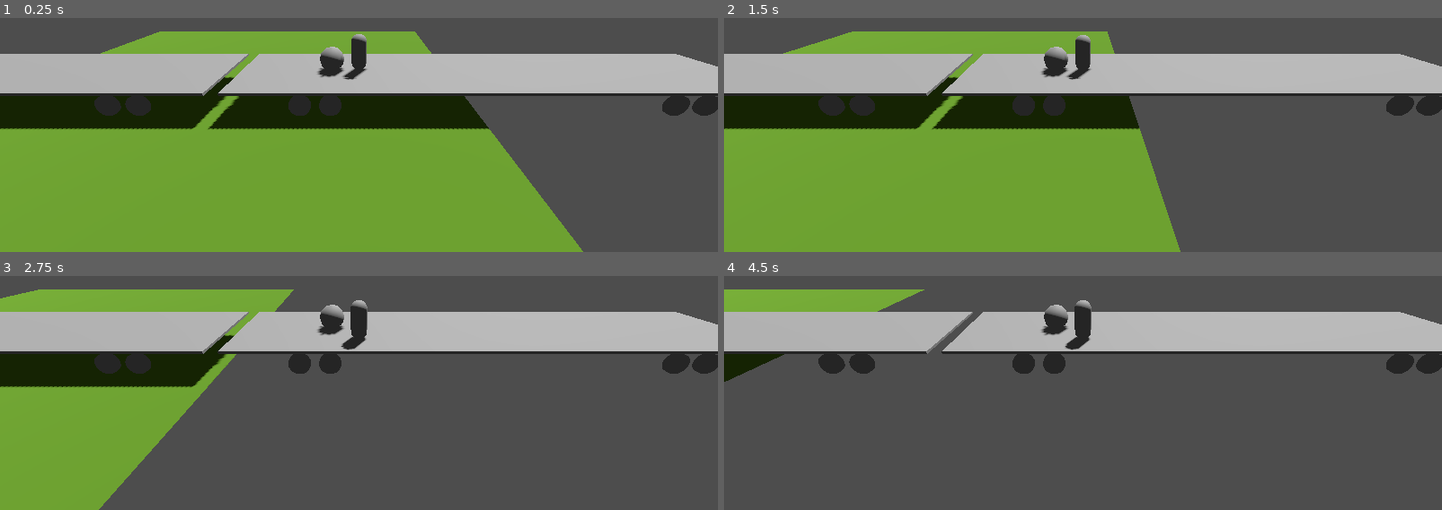
Above: before the commit, frames 1-4 (two rows, left to right).
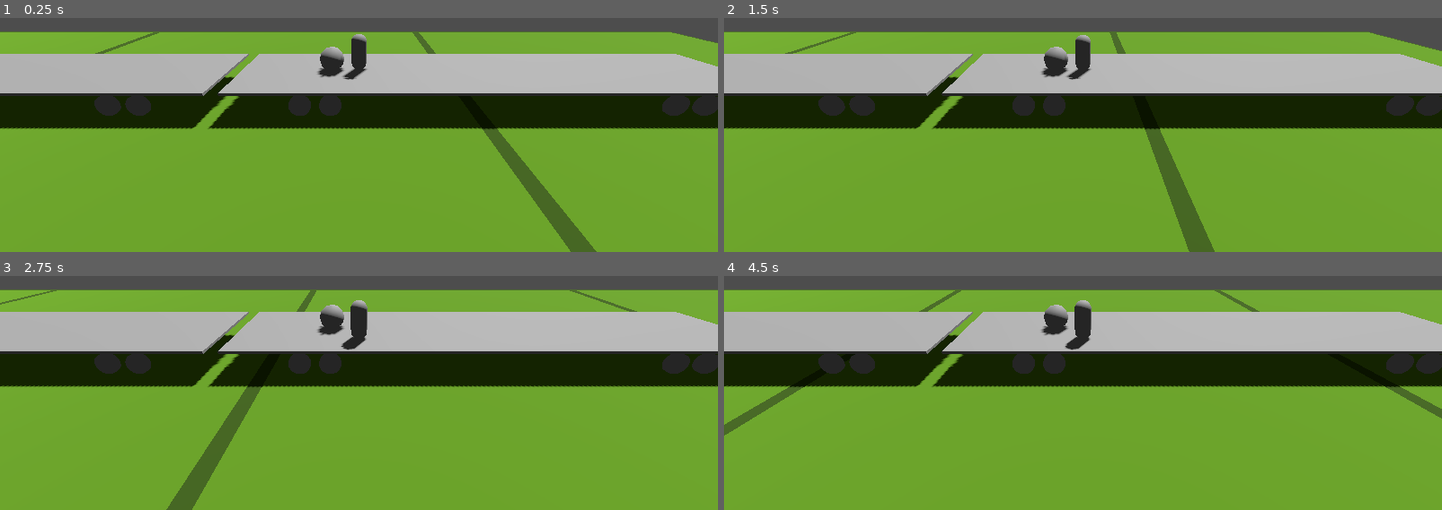
Above: after the commit, the same moments.

Repository: superlou/train-game-4
Game: Godot game, scene res://world.tscn
The game is run twice, just before and just after one commit, with the same random seed, the same clock (stepped at 60 frames per second) and the same inputs.
Inputs:
- Up to frame 1 (0.25 s): no input
- Up to frame 2 (1.5 s): tap Enter at 0.5 s; hold Right (accelerate_right) 0.53-1.28 s; hold Shift (sprint) 0.53-1.28 s; tap Space (jump) at 0.77 s; hold S (down) from 1.28 s (still down); tap Shift (sprint) at 1.35 s
- Up to frame 3 (2.75 s): tap Space (jump) at 1.52 s; release S (down) at 2.03 s; hold Right (accelerate_right) from 2.03 s (still down); hold Shift (sprint) from 2.03 s (still down)
- Up to frame 4 (4.5 s): release Right (accelerate_right) at 2.78 s; release Shift (sprint) at 2.78 s; hold Left (accelerate_left) from 2.78 s (still down); tap Shift (sprint) at 2.85, 4.35 s; tap Space (jump) at 3.02, 3.77 s; hold Shift (sprint) 3.53-4.28 s

The runs differ from the first frame. In frame 1, 24% of the frame differs, in the area x 0-100%, y 5-100%; in frame 2, 32%; in frame 3, 56%; in frame 4, 72%.

Commit message:
Started moving the ground

Diff:
--- a/Ground.gd
+++ b/Ground.gd
@@ -2,18 +2,53 @@
 
 
 var ground_velocity = 0
+@export var trainset: Trainset
 
+var tile_scene = preload("res://ground_tile.tscn")
+const TILE_WIDTH = 20.0
 
 # Called when the node enters the scene tree for the first time.
 func _ready():
-	pass # Replace with function body.
+	plant_tiles()
 
 
 # Called every frame. 'delta' is the elapsed time since the previous frame.
 func _physics_process(delta):
+	plant_tiles() # must happen before moving otherwise gaps form
+
 	for child in get_children():
-		child.position.x -= ground_velocity
+		child.position.x -= trainset.head_velocity * delta
 
 
-func _on_trainset_changed_velocity(amount:float):
-	ground_velocity = amount
+func plant_tiles():
+	var train_bounds := trainset.x_bounds()
+	var train_min_x := train_bounds[0]
+	var train_max_x := train_bounds[1]
+
+	if len(get_children()) == 0:
+		var tile = tile_scene.instantiate()
+		tile.position = Vector3.ZERO
+		add_child(tile)
+
+	# Make sure the first child is the leftmost (-x) and the
+	# last child is the rightmost (+x).
+	var leftmost_tile = get_child(0)
+	var rightmost_tile = get_child(-1)
+
+	print("leftmost:", leftmost_tile.position.x)
+
+	while leftmost_tile.position.x > train_min_x:
+		var tile = tile_scene.instantiate()
+		tile.position.x = leftmost_tile.position.x - TILE_WIDTH
+		print(tile.position.x)
+		add_child(tile)
+		move_child(tile, 0)
+		leftmost_tile = tile
+
+	while rightmost_tile.position.x < train_max_x:
+		var tile = tile_scene.instantiate()
+		tile.position.x = rightmost_tile.position.x + TILE_WIDTH
+		add_child(tile)
+		rightmost_tile = tile
+
+	# TODO Remove old tiles
--- a/ground_tile.tscn
+++ b/ground_tile.tscn
@@ -1,11 +1,18 @@
-[gd_scene load_steps=4 format=3 uid="uid://d0ss7nky432g3"]
+[gd_scene load_steps=6 format=3 uid="uid://d0ss7nky432g3"]
 
 [sub_resource type="StandardMaterial3D" id="StandardMaterial3D_4tnhv"]
-albedo_color = Color(0.34902, 0.513726, 0.14902, 1)
+albedo_color = Color(0.223529, 0.329412, 0.0941176, 1)
 
 [sub_resource type="PlaneMesh" id="PlaneMesh_wqb4a"]
 material = SubResource("StandardMaterial3D_4tnhv")
 size = Vector2(20, 20)
+
+[sub_resource type="StandardMaterial3D" id="StandardMaterial3D_421cr"]
+albedo_color = Color(0.345098, 0.521569, 0.129412, 1)
+
+[sub_resource type="PlaneMesh" id="PlaneMesh_ykogi"]
+material = SubResource("StandardMaterial3D_421cr")
+size = Vector2(19.5, 19.5)
 
 [sub_resource type="BoxShape3D" id="BoxShape3D_42i3g"]
 size = Vector3(20, 1, 20)
@@ -15,6 +22,10 @@
 [node name="MeshInstance3D" type="MeshInstance3D" parent="."]
 mesh = SubResource("PlaneMesh_wqb4a")
 
+[node name="MeshInstance3D2" type="MeshInstance3D" parent="."]
+transform = Transform3D(1, 0, 0, 0, 1, 0, 0, 0, 1, 0, 0.0113795, 0)
+mesh = SubResource("PlaneMesh_ykogi")
+
 [node name="CollisionShape3D" type="CollisionShape3D" parent="."]
 transform = Transform3D(1, 0, 0, 0, 1, 0, 0, 0, 1, 0, -0.5, 0)
 shape = SubResource("BoxShape3D_42i3g")
--- a/trainset.gd
+++ b/trainset.gd
@@ -1,8 +1,8 @@
+class_name Trainset
 extends Node3D
 
 @export var head_velocity := 0.0
-@export var acceleration := 0.1
-signal changed_velocity(amount: float)
+@export var acceleration := 5.0
 
 # Called when the node enters the scene tree for the first time.
 func _ready():
@@ -12,8 +12,18 @@
 func _physics_process(delta):
 	if Input.is_action_pressed("accelerate_right"):
 		head_velocity += acceleration * delta
-		changed_velocity.emit(head_velocity)
 
 	if Input.is_action_pressed("accelerate_left"):
 		head_velocity -= acceleration * delta
-		changed_velocity.emit(head_velocity)
+
+
+func x_bounds() -> Array[float]:
+	var x: Array[float] = [0.0]
+
+	for child in get_children():
+		var center = child.global_position
+		const car_length := 10.0 # TODO get from car dimensions
+		x.append(center.x - car_length / 2.0)
+		x.append(center.x + car_length / 2.0)
+
+	return [x.min(), x.max()]
--- a/world.tscn
+++ b/world.tscn
@@ -1,6 +1,5 @@
-[gd_scene load_steps=8 format=3 uid="uid://danay4nhul4s3"]
+[gd_scene load_steps=7 format=3 uid="uid://danay4nhul4s3"]
 
-[ext_resource type="PackedScene" uid="uid://d0ss7nky432g3" path="res://ground_tile.tscn" id="1_7vjo7"]
 [ext_resource type="Script" path="res://Ground.gd" id="1_ewr1a"]
 [ext_resource type="PackedScene" uid="uid://cdspl3aeqpd2r" path="res://trainset.tscn" id="1_l72nw"]
 [ext_resource type="PackedScene" uid="uid://rgv4era602k3" path="res://test_car.tscn" id="2_34f60"]
@@ -16,10 +15,9 @@
 transform = Transform3D(-0.866023, -0.433016, 0.250001, 0, 0.499998, 0.866027, -0.500003, 0.749999, -0.43301, 0, 0, 0)
 shadow_enabled = true
 
-[node name="Ground" type="Node3D" parent="."]
+[node name="Ground" type="Node3D" parent="." node_paths=PackedStringArray("trainset")]
 script = ExtResource("1_ewr1a")
-
-[node name="GroundTile" parent="Ground" instance=ExtResource("1_7vjo7")]
+trainset = NodePath("../Trainset")
 
 [node name="Trainset" parent="." instance=ExtResource("1_l72nw")]
 
@@ -47,5 +45,3 @@
 [node name="Camera3D2" type="Camera3D" parent="."]
 transform = Transform3D(1, 0, 0, 0, 0.943385, 0.3317, 0, -0.3317, 0.943385, 5.61754, 5.41754, 9.91914)
 current = true
-
-[connection signal="changed_velocity" from="Trainset" to="Ground" method="_on_trainset_changed_velocity"]
